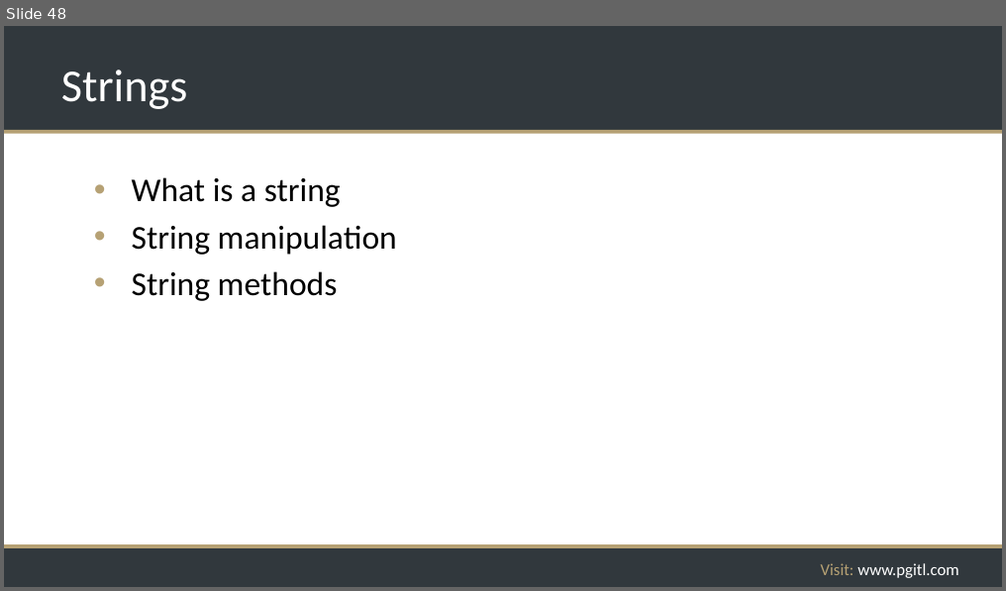
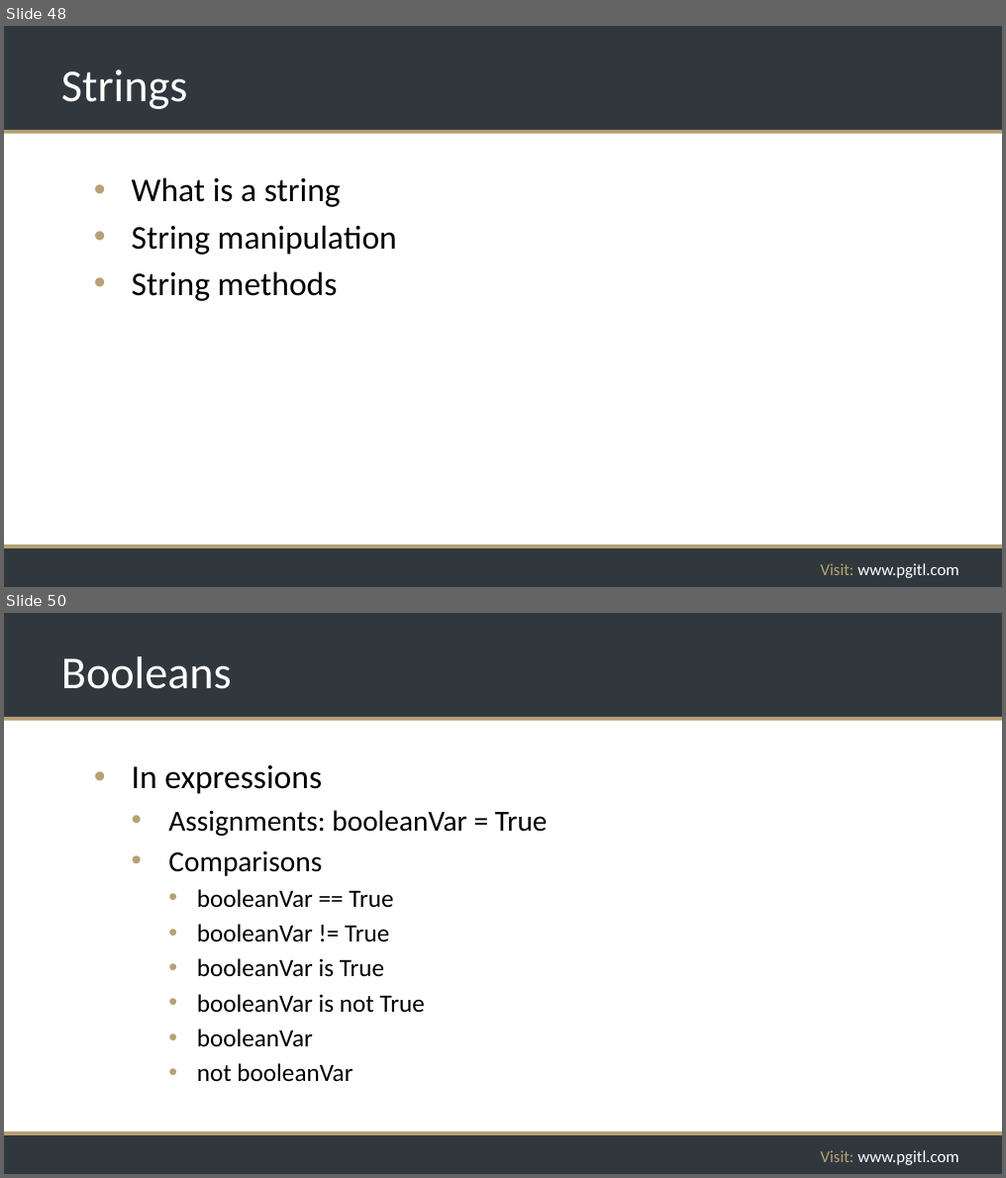
Before and after one commit to rikkouri/project-a, a slide deck: Programming Foundations.pptx. Shown one above the other, each under a label of ours: slide 48 before the commit, slides 48 and 50 after it; the slides between them are not shown. The pictures are 1006x591 and 1006x1178 pixels, drawn with LibreOffice and Linux fonts; fonts in the diff are those of the drawing; background and template pictures are left out. Boxes give left, top, right and bottom in pixels: in the first picture for what was removed or moved away, otherwise in the second. Text is boxed around its words. In the diff, an @@ line names an element or a change of style, - is before the commit and + after.

```diff
--- a/Programming Foundations.pptx
+++ b/Programming Foundations.pptx
@@ slide 50 added at (x1=4, y1=613, x2=1002, y2=1174), background #FFFFFF; not listed: 5 template elements that a slide beside it also shows @@
@@ title added at (x1=61, y1=657, x2=232, y2=689), 44 pt, text #FFFFFF @@
+Booleans
@@ text added at (x1=132, y1=765, x2=548, y2=1081), 24 pt, text #000000 @@
+• In expressions
+  • Assignments: booleanVar = True
+  • Comparisons
+    • booleanVar == True
+    • booleanVar != True
+    • booleanVar is True
+    • booleanVar is not True
+    • booleanVar
+    • not booleanVar
```
Also in this commit, not shown: 1 slide changed, 6 other slides added.
